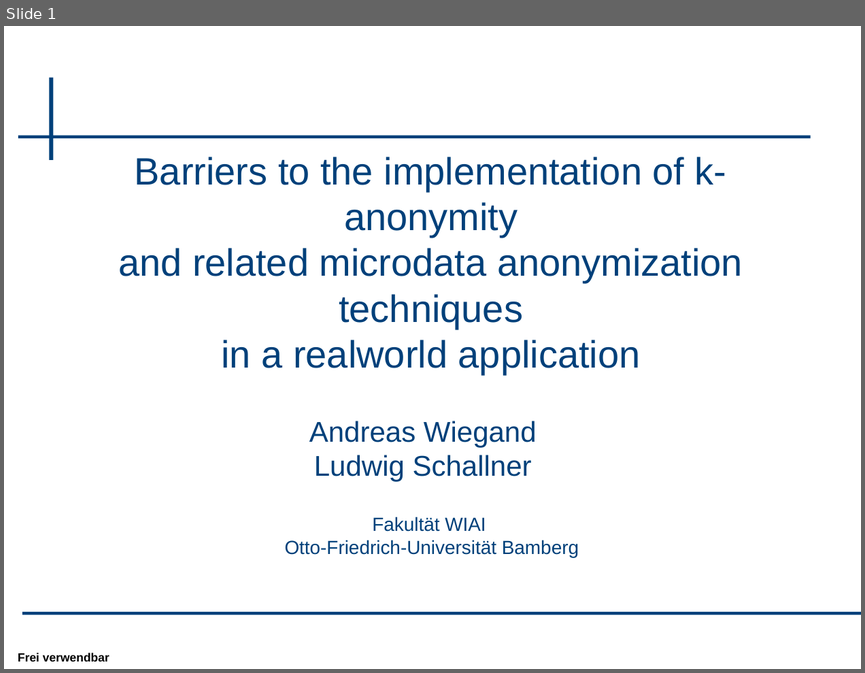
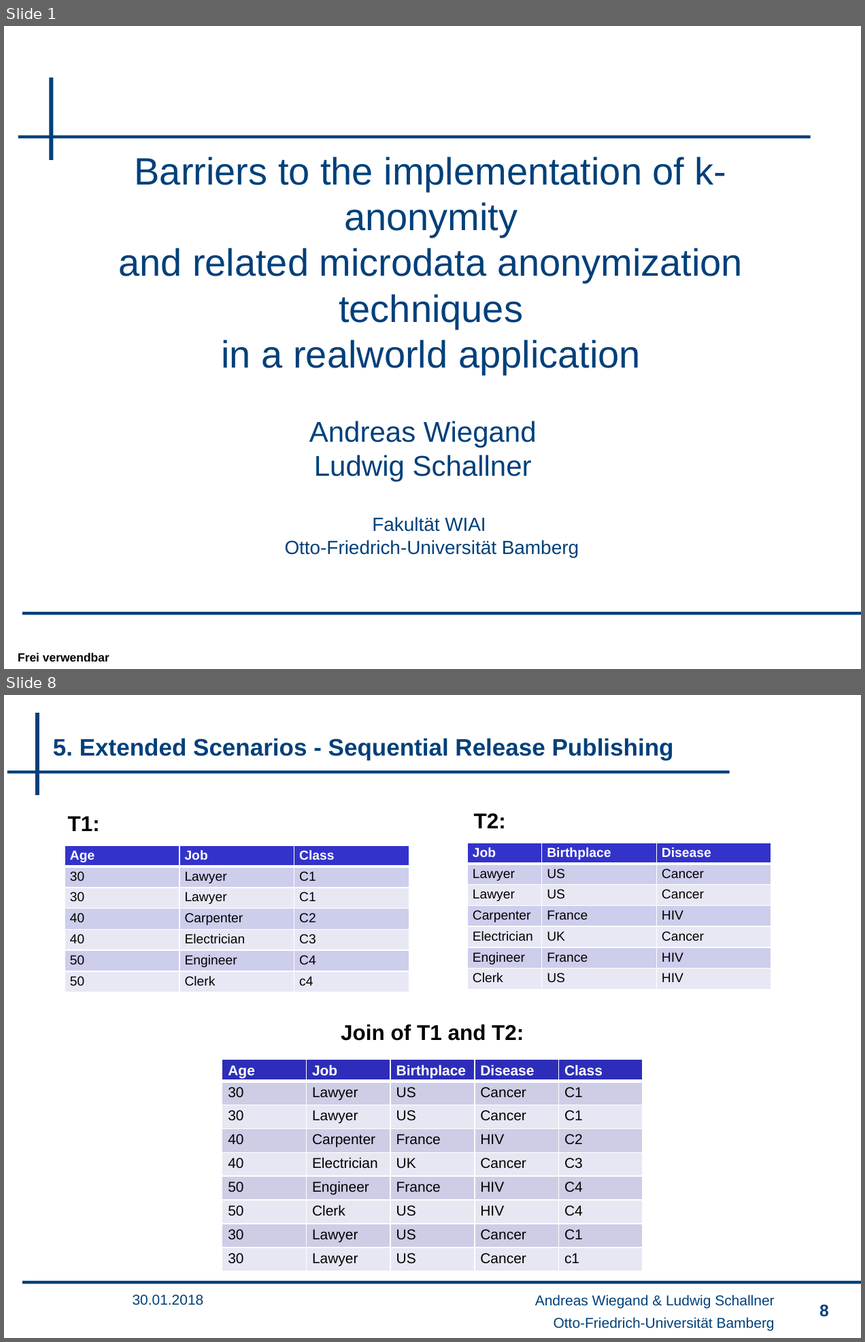
Before and after one commit to wsgan001/PSI-MSem, a slide deck: presentation/sicherheits_an.pptx. Shown one above the other, each under a label of ours: slide 1 before the commit, slides 1 and 8 after it; the slides between them are not shown. The pictures are 865x673 and 865x1342 pixels, drawn with LibreOffice and Linux fonts; fonts in the diff are those of the drawing; background and template pictures are left out. Boxes give left, top, right and bottom in pixels: in the first picture for what was removed or moved away, otherwise in the second. Text is boxed around its words. In the diff, an @@ line names an element or a change of style, - is before the commit and + after.

```diff
--- a/presentation/sicherheits_an.pptx
+++ b/presentation/sicherheits_an.pptx
@@ slide 8 added at bbox=[4, 695, 861, 1338], background #FFFFFF; not listed: 1 template element that a slide beside it also shows @@
@@ rectangle added at bbox=[36, 713, 40, 795], fill #00407A @@
@@ title added at bbox=[53, 738, 674, 760], 20 pt, text #00407A, bold @@
+5. Extended Scenarios - Sequential Release Publishing
@@ rectangle added at bbox=[7, 770, 730, 773], fill #00407A @@
@@ text added at bbox=[68, 816, 100, 831], 18 pt, text #000000, bold @@
+T1:
@@ text added at bbox=[474, 813, 506, 828], 18 pt, text #000000, bold @@
+T2:
@@ table added at bbox=[65, 846, 409, 992], 7 rows, 3 columns @@
+Age | Job | Class
+30 | Lawyer | C1
+30 | Lawyer | C1
+40 | Carpenter | C2
+40 | Electrician | C3
+50 | Engineer | C4
+50 | Clerk | c4
@@ table added at bbox=[468, 843, 772, 989], 7 rows, 3 columns @@
+Job | Birthplace | Disease
+Lawyer | US | Cancer
+Lawyer | US | Cancer
+Carpenter | France | HIV
+Electrician | UK | Cancer
+Engineer | France | HIV
+Clerk | US | HIV
@@ text added at bbox=[341, 1024, 524, 1040], 18 pt, text #000000, bold @@
+Join of T1 and T2:
@@ table added at bbox=[222, 1059, 643, 1272], 9 rows, 5 columns @@
+Age | Job | Birthplace | Disease | Class
+30 | Lawyer | US | Cancer | C1
+30 | Lawyer | US | Cancer | C1
+40 | Carpenter | France | HIV | C2
+40 | Electrician | UK | Cancer | C3
+50 | Engineer | France | HIV | C4
+50 | Clerk | US | HIV | C4
+30 | Lawyer | US | Cancer | C1
+30 | Lawyer | US | Cancer | c1
@@ text added at bbox=[133, 1294, 204, 1305], 12 pt, text #00407A @@
+30.01.2018
@@ text added at bbox=[535, 1294, 774, 1308], 12 pt, text #00407A @@
+Andreas Wiegand & Ludwig Schallner
@@ page number added at bbox=[819, 1304, 829, 1317], 14 pt, text #00407A @@
+8
@@ text added at bbox=[553, 1317, 774, 1330], 12 pt, text #00407A @@
+Otto-Friedrich-Universität Bamberg
```
Also in this commit, not shown: 12 slides changed, 1 other slide added, 18 slides removed, 1 other file.
